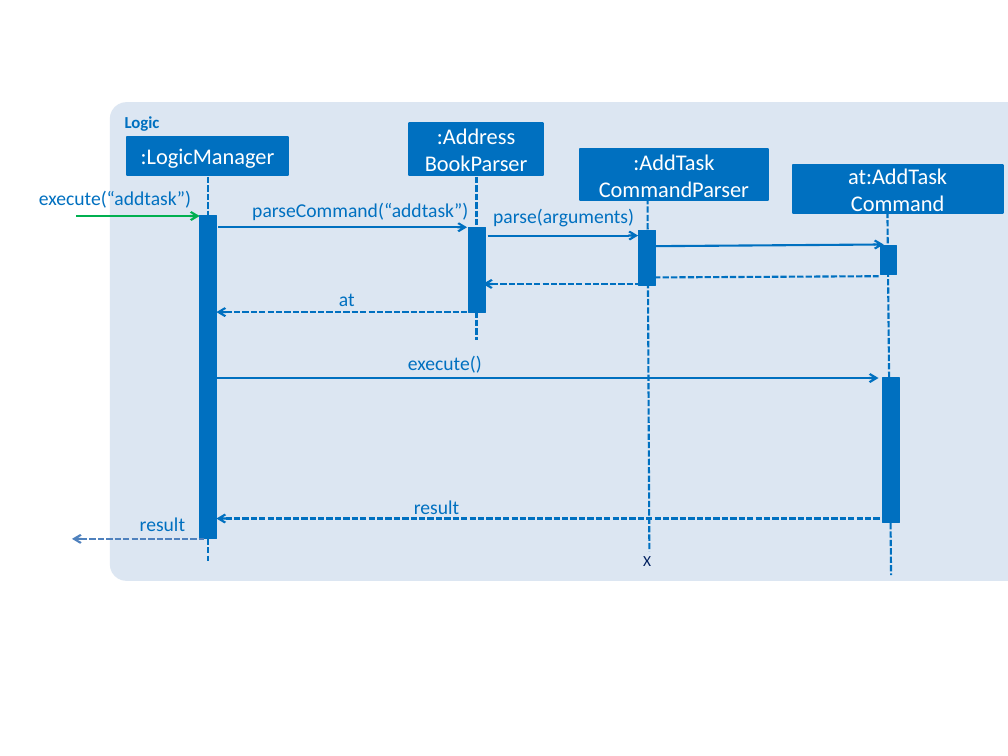
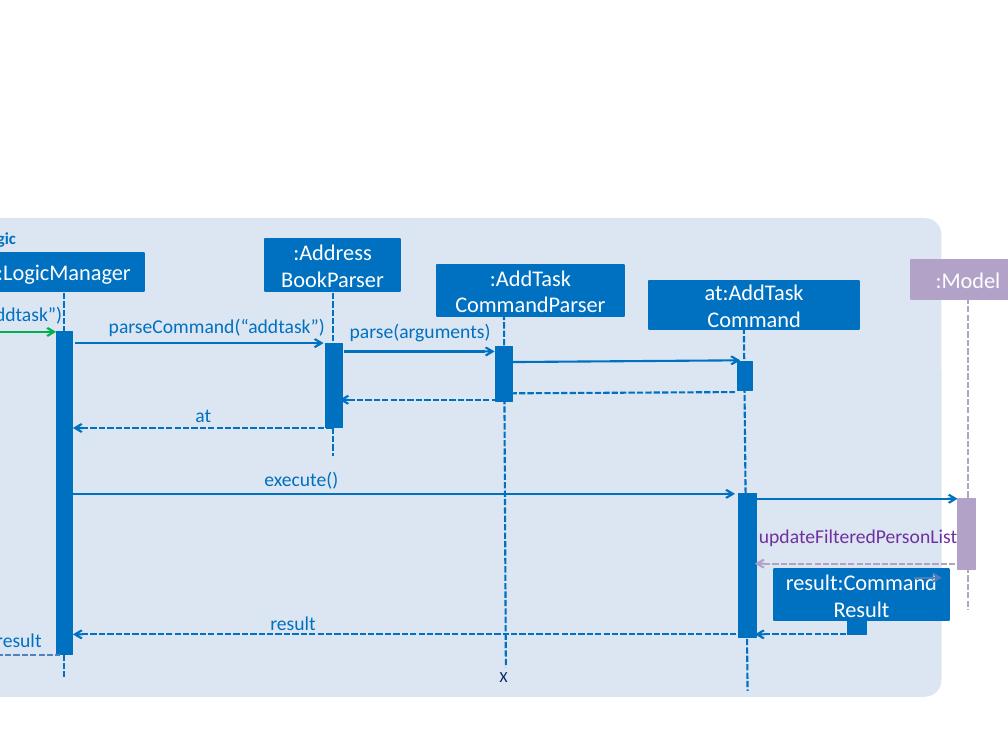
Before and after one commit to tanchc/contacthub, a slide deck: slide 1 of docs/diagrams/AddTaskSequenceDiagram.pptx. Drawn at 1008x756 pixels with LibreOffice and Linux fonts; fonts in the diff are those of the drawing. Boxes give left, top, right and bottom in pixels: in the first picture for what was removed or moved away, otherwise in the second. Text is boxed around its words. In the diff, an @@ line names an element or a change of style, - is before the commit and + after.

```diff
--- a/docs/diagrams/AddTaskSequenceDiagram.pptx
+++ b/docs/diagrams/AddTaskSequenceDiagram.pptx
@@ rectangle added at bbox=[911, 260, 1008, 298], fill #B3A2C7, outline #B3A2C7 1.5 pt, 16 pt, text #FFFFFF @@
+:Model
@@ line added from (968, 297) to (968, 610), #B3A2C7 1.5 pt dashed @@
@@ text "execute(“addtask”)" rewrapped from bbox=[39, 191, 191, 208] to bbox=[0, 302, 62, 327] @@
@@ arrow moved from (77, 216) - (200, 216) to (0, 332) - (56, 332) @@
@@ 9 rectangles, 8 arrows, 7 texts, 4 lines, 1 rounded rectangle: place and size @@
-9 rectangles, 8 arrows, 7 texts, 4 lines, 1 rounded rectangle at bbox=[110, 102, 1008, 581]
+9 rectangles, 8 arrows, 7 texts, 4 lines, 1 rounded rectangle at bbox=[0, 218, 942, 697]
@@ arrow added from (755, 499) to (958, 499), #0070C0 1.5 pt @@
@@ rectangle added at bbox=[958, 499, 976, 570], fill #B3A2C7, outline #B3A2C7 0.75 pt @@
@@ text added at bbox=[759, 526, 969, 548], 14 pt, text #7030A0 @@
+updateFilteredPersonList()
@@ arrow added from (958, 563) to (755, 563), #B3A2C7 1.5 pt dashed @@
@@ rectangle added at bbox=[774, 570, 950, 620], fill #0070C0, outline #0070C0 1.5 pt, 16 pt, text #FFFFFF @@
+result:Command Result
@@ arrow added from (914, 578) to (941, 578), #4B7EBC 1.5 pt @@
@@ rectangle added at bbox=[848, 621, 867, 635], fill #0070C0, outline #0070C0 0.75 pt @@
@@ arrow moved from (72, 539) - (204, 539) to (0, 655) - (60, 655) @@
@@ arrow added from (857, 634) to (755, 634), #0070C0 1.5 pt dashed @@
```
Also in this commit, not shown: 3 other files.
